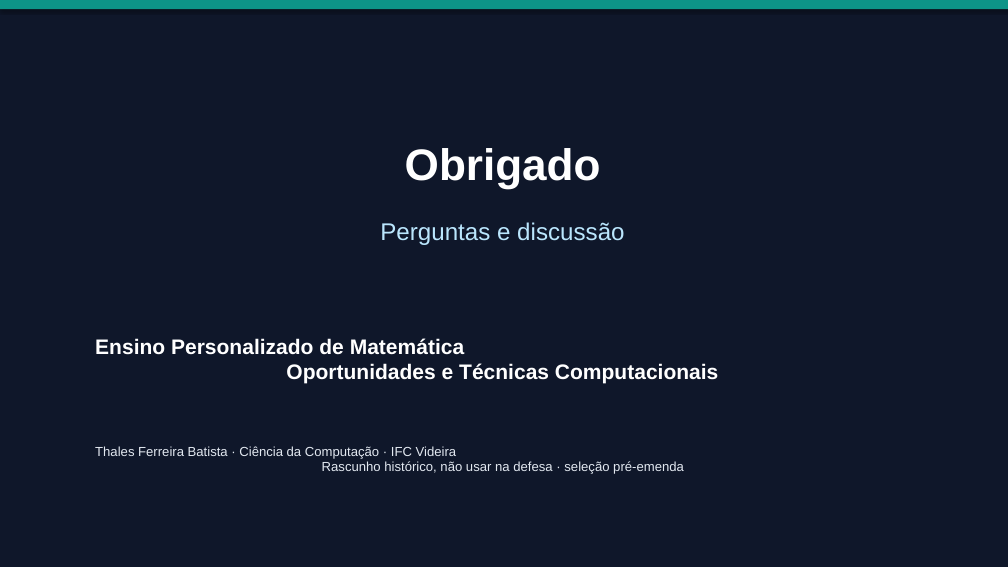
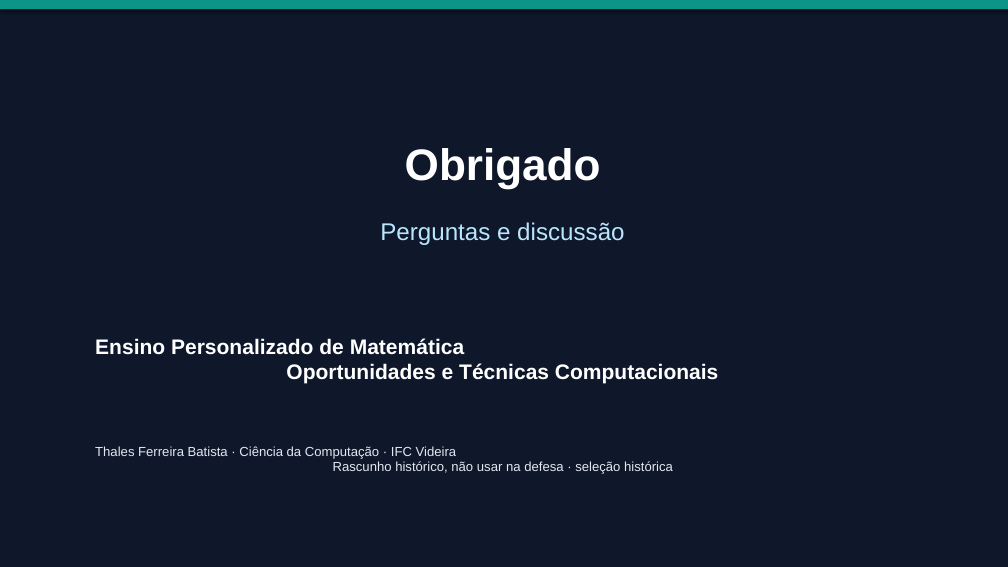
Before and after one commit to thalesfb/ccw, a slide deck: slide 19 of results/tcc/presentation/ensino_personalizado_de_matematica_tcc.pptx. Drawn at 1008x567 pixels with LibreOffice and Linux fonts; fonts in the diff are those of the drawing. Boxes give left, top, right and bottom in pixels: in the first picture for what was removed or moved away, otherwise in the second. Text is boxed around its words. In the diff, an @@ line names an element or a change of style, - is before the commit and + after.

```diff
--- a/results/tcc/presentation/ensino_personalizado_de_matematica_tcc.pptx
+++ b/results/tcc/presentation/ensino_personalizado_de_matematica_tcc.pptx
@@ text at (95, 446, 673, 474): text changed @@
-Thales Ferreira Batista · Ciência da Computação · IFC Videira
-Rascunho histórico, não usar na defesa · seleção pré-emenda
+Thales Ferreira Batista · Ciência da Computação · IFC Videira
+Rascunho histórico, não usar na defesa · seleção histórica
```
Also in this commit, not shown: 5 other slides changed, 51 other files.
